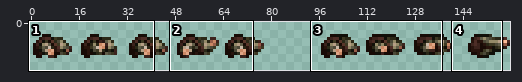
Two versions of one sprite sheet, content/Entities/Creatures/Human/female/human.female.torso.peasant.png. Above, an overview of the earlier version with the close-up marked.
Close-up. Earlier state:
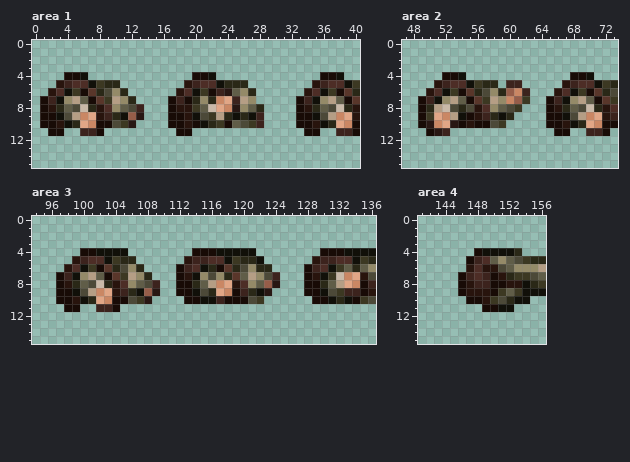
The file is 160x16 pixels. Colours within 5 levels of each other are drawn and written as one. Shown: area 1: x 0..40, y 0..15; area 2: x 47..73, y 0..15; area 3: x 94..136, y 0..15; area 4: x 141..156, y 0..15.
Once edited:
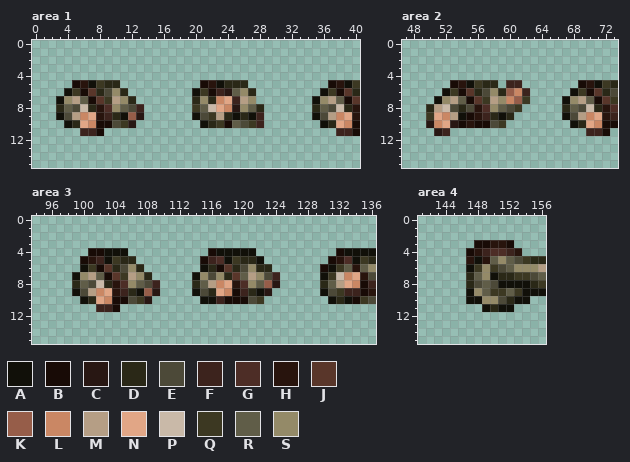
Palette (. is transparent): A #111009  B #180b06  C #281713  D #2a2817  E #4c4938  F #3c231d  G #4d2d26  H #28140d  J #59362a  K #965d49  L #ca8764  M #b59e85  N #e1a686  P #c9b9a8  Q #3c3822  R #605d48  S #948a68
From the commit log: Adjusted human torsos
Changes in this commit:
Changed rows in their new state; - is an unchanged pixel.
Area 1:
first column x 1:
 4 ---...-------------...-------------...
 5 --..BH------------..BH------------..BH
 6 -..--------------..--------------..---
 7 ..--------------...-------------..----
 8 ..--------------...-------------..----
 9 ..--------------...-------------..----
10 ...-------------....------------...---
11 -..--------------..--------------..---
Area 2:
first column x 49:
 4 ---...-------------...
 5 --..BH------------..BH
 6 -..--------------..---
 7 ..--------------..----
 8 .---------------..----
 9 .---------------..----
10 .---------------...---
11 -.---------------..---
Area 3:
first column x 97:
 4 ---.-B-----------..--------------..---
 5 --.BHF----------..BF------------..BH--
 6 -..------------...-------------..B---H
 7 ..-------------..--------------..-----
 8 ..-------------..--------------..-----
 9 ..-------------..--------------..-----
10 ...-------------..--------------..----
11 -..-----------------------------------
Area 4:
first column x 146:
 3 --BBHHB-
 4 -BHFGGFH
 5 -HAH----
 6 -AQSQ---
 7 .DRSAD--
 8 .DEREAAA
 9 .ASRQ---
10 -AASS---
11 ---AD---
